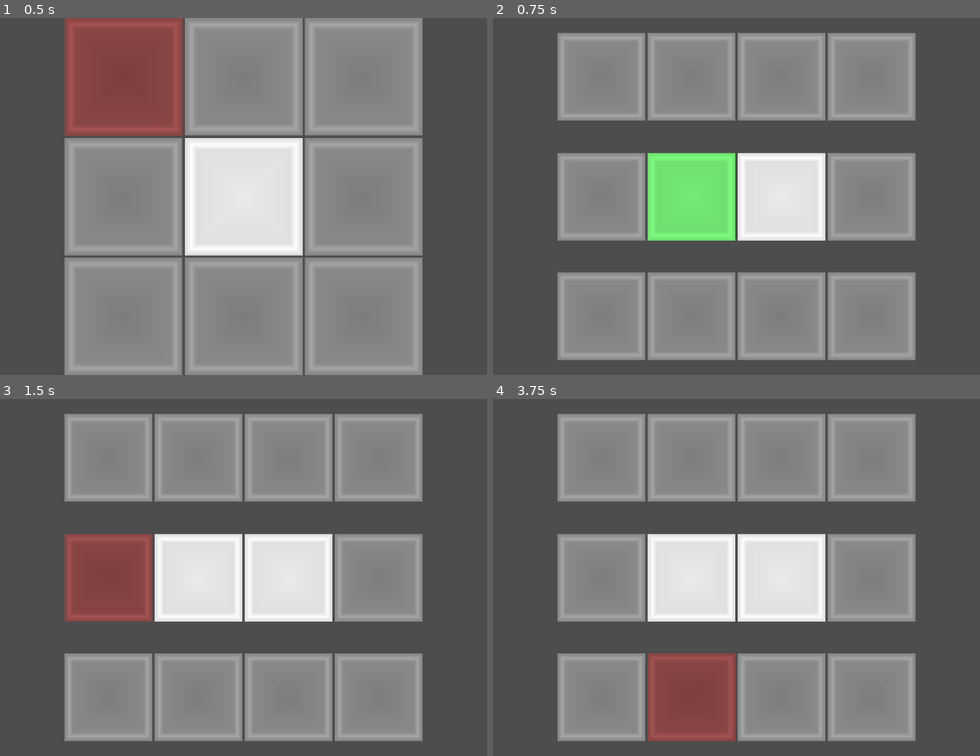
Above: before the commit, frames 1-4 (two rows, left to right).
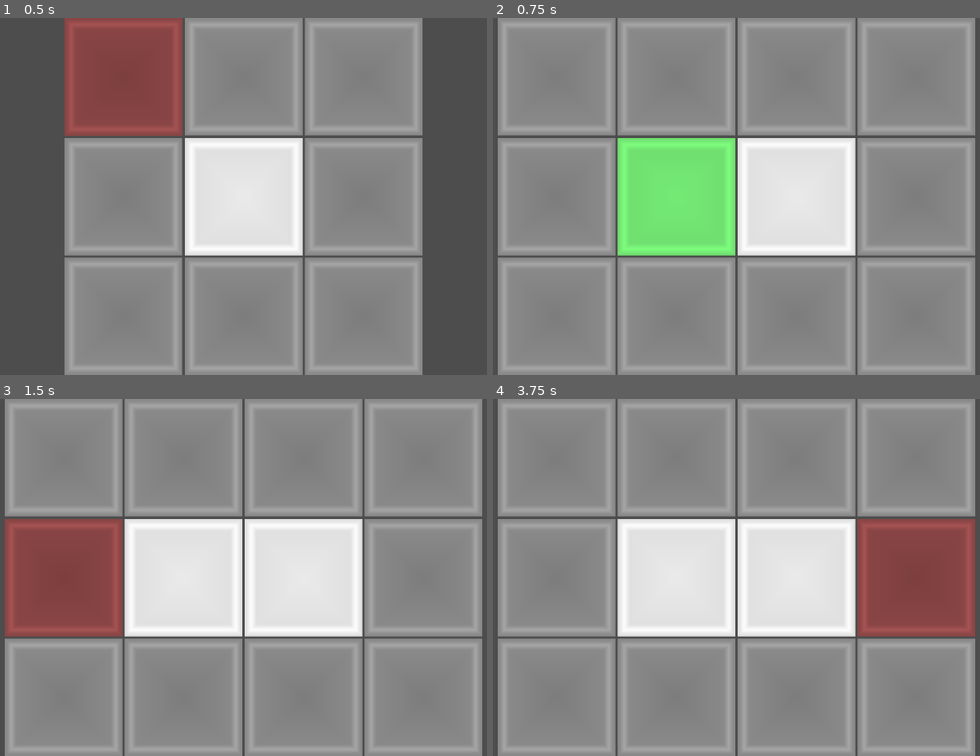
Above: after the commit, the same moments.

Repository: robotabc773/Brackeys2024.1
Game: Godot game, scene res://scenes/level.tscn
The game is run twice, just before and just after one commit, with the same random seed, the same clock (stepped at 60 frames per second) and the same inputs. This scene is started directly instead of the project's main scene.
Inputs (mouse positions are in pixels of both pictures, inside the frame that each line leads up to):
- Up to frame 1 (0.5 s): no input
- Up to frame 2 (0.75 s): tap Enter at 0.5 s; hold D from 0.53 s (still down); tap R at 0.6 s; click (736, 196) at 0.67 s
- Up to frame 3 (1.5 s): tap Q at 0.8, 1.35 s; tap Space at 1.25 s; move the mouse to (116, 595) at 1.27 s; release D at 1.28 s; hold S from 1.28 s (still down)
- Up to frame 4 (3.75 s): tap R at 1.55, 2.1, 3.05 s; tap Enter at 2, 3.5 s; move the mouse to (799, 498) at 2.02 s; release S at 2.03 s; hold D 2.03-2.78 s; tap Q at 2.3, 2.85 s; tap Space at 2.75 s; move the mouse to (702, 648) at 2.77 s; hold W 2.78-3.53 s; click (702, 648) at 2.92 s; move the mouse to (926, 631) at 3.52 s; hold A from 3.53 s (still down); tap C at 3.6 s

Frame 1 is identical in both runs. In frame 2, 51% of the frame differs, in the area x 0-100%, y 0-100%; in frame 3, 51%; in frame 4, 57%.

Commit message:
fix aspect ratios

Diff:
--- a/scripts/level_loader.gd
+++ b/scripts/level_loader.gd
@@ -19,6 +19,7 @@
 var current_level : int
 
 @onready var logic_grid : LogicGrid = $LogicGridContainer/LogicGrid
+@onready var logic_grid_container : AspectRatioContainer = $LogicGridContainer
 # TODO: tool selection existing
 #@onready var tool_selection : ToolSelection = $ToolSelection
 
@@ -30,6 +31,7 @@
 # Called every frame. 'delta' is the elapsed time since the previous frame.
 func _process(_delta: float) -> void:
 	var level := levels[current_level]
+
 	if logic_grid.get_grid()._states == level.final_grid._states:
 		finish_level()
 
@@ -42,6 +44,8 @@
 	# TODO: this is temporary
 	logic_grid.current_tool = level.possible_tools[0]
 
+	logic_grid_container.ratio = float(level.initial_grid.num_cols) / (level.initial_grid.num_rows)
+
 
 func finish_level() -> void:
 	if current_level < levels.size() - 1:
--- a/scripts/tools/tool_stamp.gd
+++ b/scripts/tools/tool_stamp.gd
@@ -55,4 +55,3 @@
 	else:
 		_rotation += 1
 	_rotation %= 4
-	print(_rotation)
